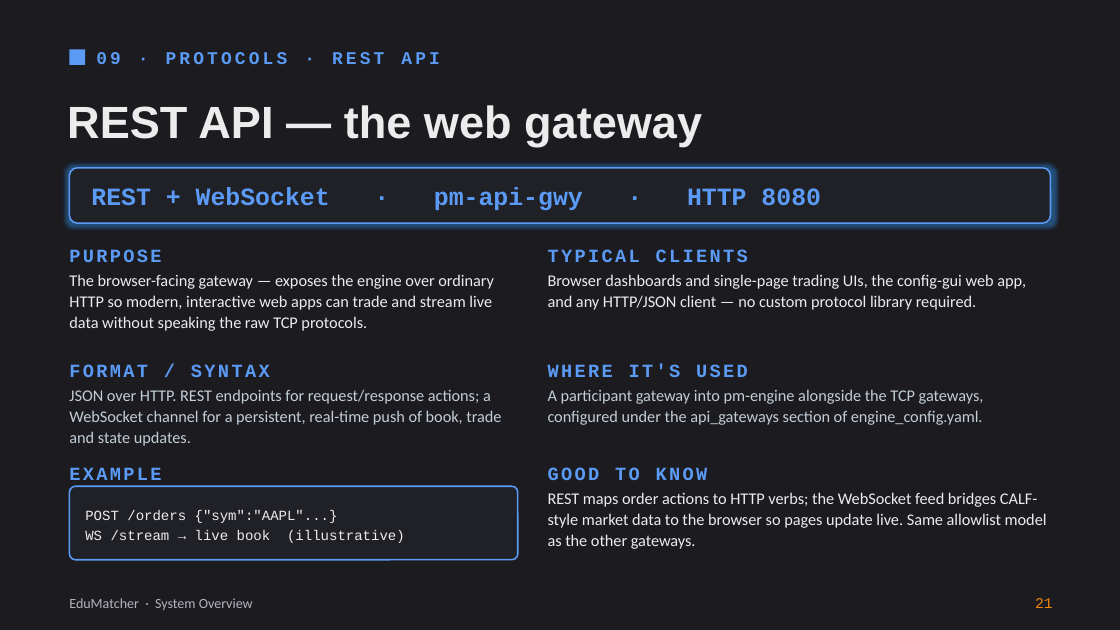
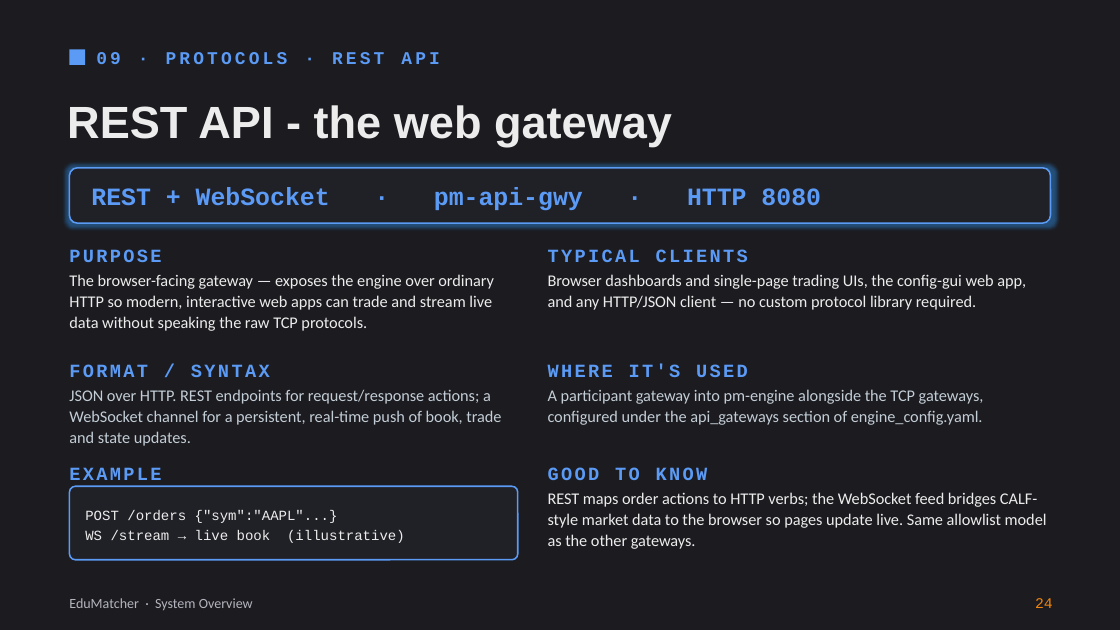
Before and after one commit to johan162/EduMatcher, a slide deck: slide 24 of docs/presentations/introduction-to-edumatcher.pptx (slide 21 before the commit). Drawn at 1120x630 pixels with LibreOffice and Linux fonts; fonts in the diff are those of the drawing. Boxes give left, top, right and bottom in pixels: in the first picture for what was removed or moved away, otherwise in the second. Text is boxed around its words. In the diff, an @@ line names an element or a change of style, - is before the commit and + after.

```diff
--- a/docs/presentations/introduction-to-edumatcher.pptx
+++ b/docs/presentations/introduction-to-edumatcher.pptx
@@ title at <box>67,105,672,147</box>: text changed @@
-REST API — the web gateway
+REST API - the web gateway
@@ text at <box>1035,598,1053,608</box>: text changed @@
-21
+24
```
Also in this commit, not shown: 29 other slides changed, 3 slides added.
